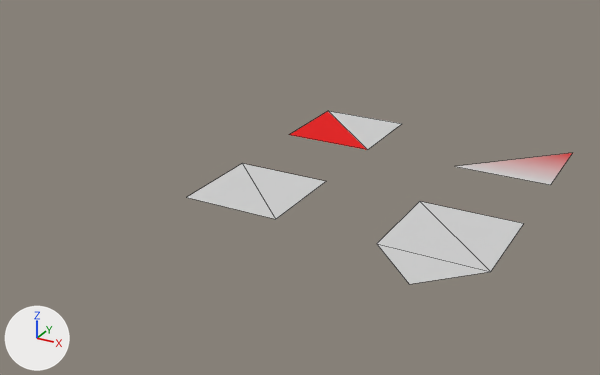
The glTF model tests/integration/expect/meshes_interleaved.gltf: old version first, new version second.
Camera for both pictures: a camera (50 mm lens) standing at (5.96, -14.75, 6.61) and looking at (-1.81, -0.62, -0.45). Arrows for +X, +Y and +Z are at lower left; the lights stay in place. Mesh edges are drawn as thin lines.

Objects in the first picture: 'Ngon', 'Quad', 'Triangle', 'TwoMaterials'.
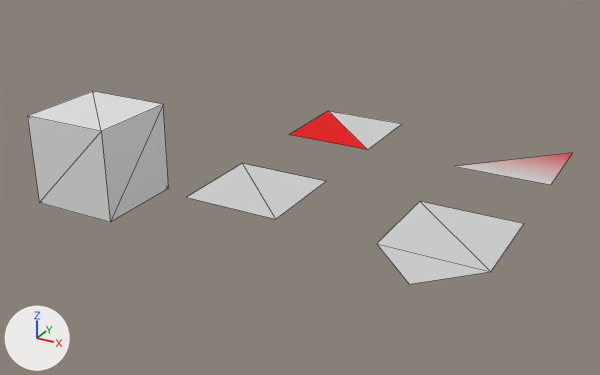
Diff of the bpy script that builds the scene:
```diff
--- a/tests/integration/expect/meshes_interleaved.gltf.py
+++ b/tests/integration/expect/meshes_interleaved.gltf.py
@@ me_nomaterial @@
+me_nomaterial.from_pydata(...)  # a box spanning x -1.0..1.0, y -1.0..1.0, z -1.0..1.0
@@ ob_nomaterial @@
+ob_nomaterial = bpy.data.objects.new('NoMaterial', me_nomaterial)
+ob_nomaterial.location = (-6.0, -2.0, 0.0)
```

Where the change shows, as pixel boxes (x1, y1, x2, y2) in the pictures (600 x 375 px):
'NoMaterial', added
    after: (27, 91, 169, 222)
